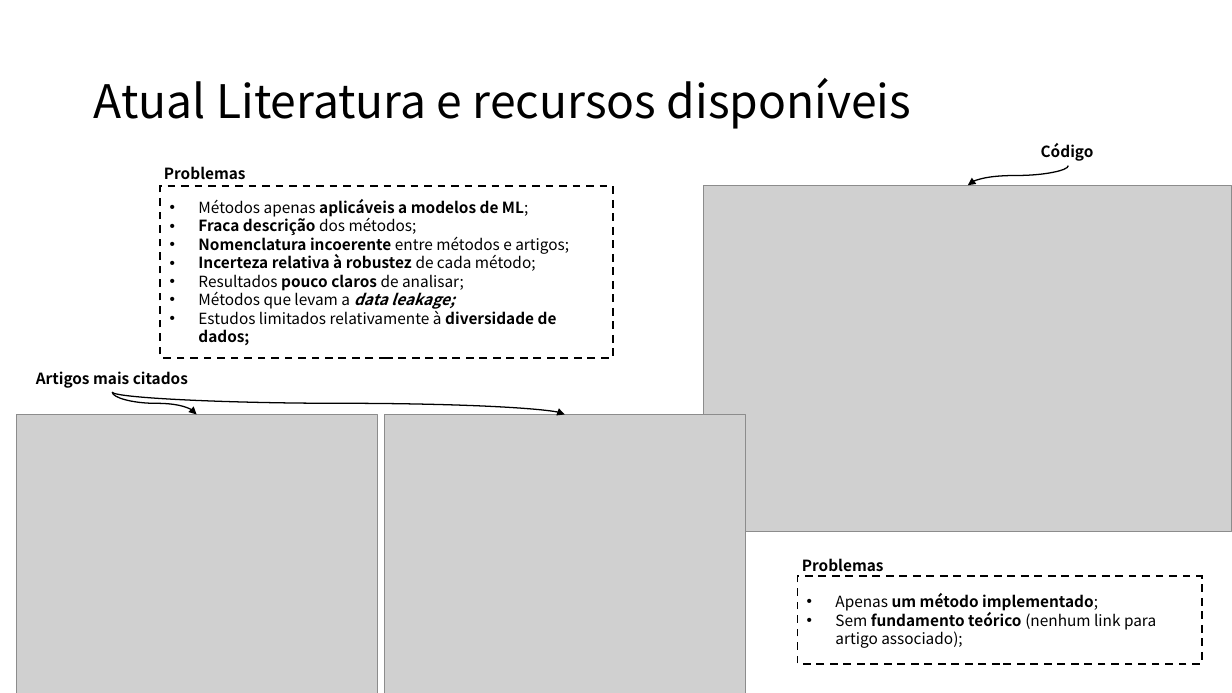
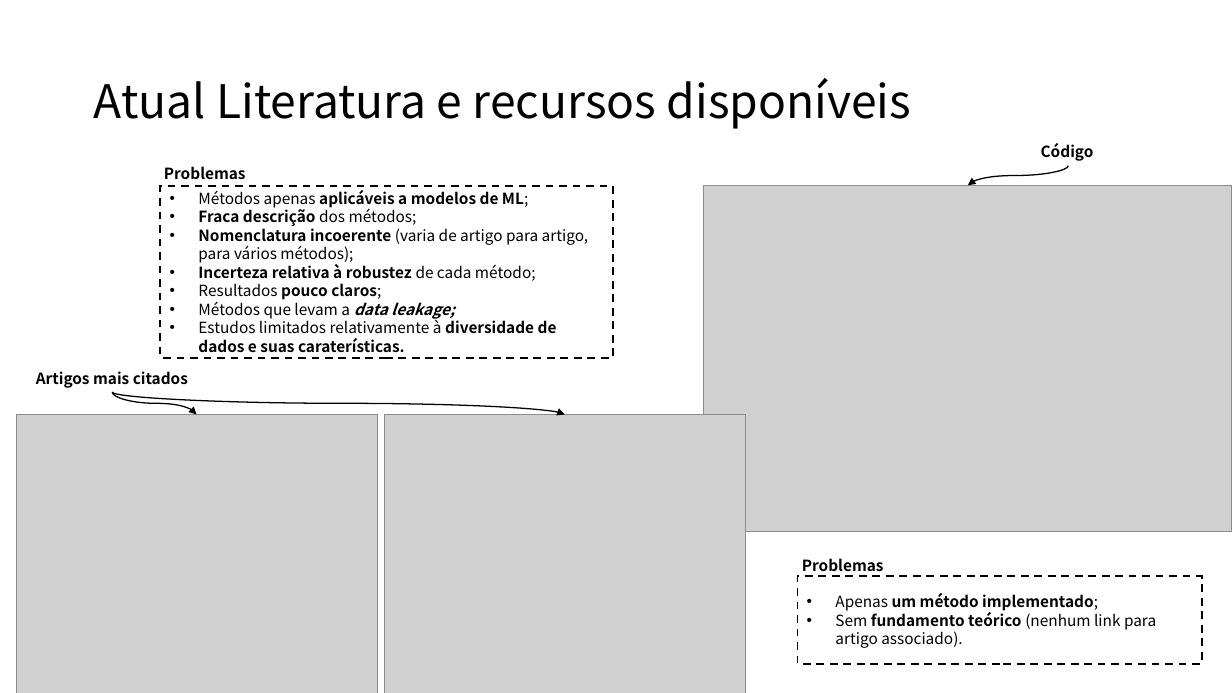
Before and after one commit to MiguelLoureiro98/timecave, a slide deck: slide 5 of papers/.ppt/cvtimeseries.pptx. Drawn at 1232x693 pixels with LibreOffice and Linux fonts; fonts in the diff are those of the drawing; grey boxes stand for pictures. Boxes give left, top, right and bottom in pixels: in the first picture for what was removed or moved away, otherwise in the second. Text is boxed around its words. In the diff, an @@ line names an element or a change of style, - is before the commit and + after.

```diff
--- a/papers/.ppt/cvtimeseries.pptx
+++ b/papers/.ppt/cvtimeseries.pptx
@@ text in rectangle at box(198, 225, 589, 263): text changed; bold off @@
-• Nomenclatura incoerente entre métodos e artigos;
+• Nomenclatura incoerente (varia de artigo para artigo, para vários métodos);
@@ text in rectangle at box(198, 283, 381, 300): text changed @@
-• Resultados pouco claros de analisar;
+• Resultados pouco claros;
@@ text in rectangle at box(198, 318, 557, 353): text changed; bold on @@
-• Estudos limitados relativamente à diversidade de dados;
+• Estudos limitados relativamente à diversidade de dados e suas caraterísticas.
@@ text in rectangle at box(835, 610, 1156, 648): text changed @@
-• Sem fundamento teórico (nenhum link para artigo associado);
+• Sem fundamento teórico (nenhum link para artigo associado).
```
Also in this commit, not shown: 9 other slides changed.
